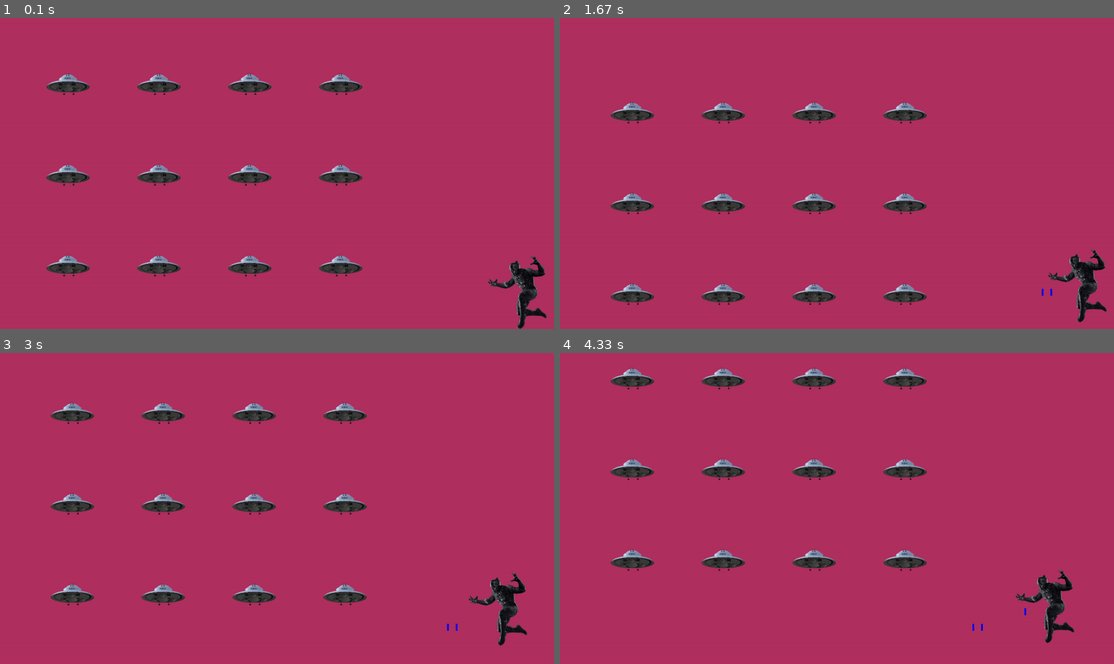
Above: before the commit, frames 1-4 (two rows, left to right).
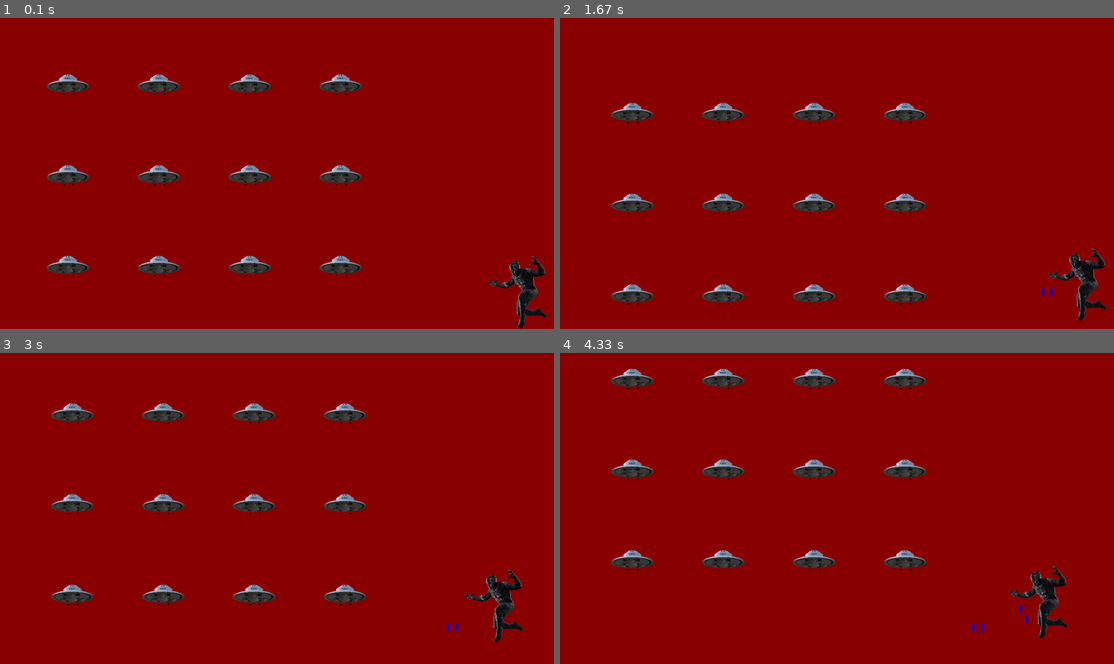
Above: after the commit, the same moments.

Repository: frankTheCodeBoy/PYGAME_GAME_DEVELOPMENT
Game: pygame game, started from game_load.py
Two runs of this game, one before a commit and one after it. Both use one fixed random seed, a clock stepped at 60 frames per second and the inputs below.
Inputs:
- Up to frame 1 (0.1 s): no input
- Up to frame 2 (1.67 s): tap Space at 0.33, 0.67 s; hold Up from 1.5 s (still down)
- Up to frame 3 (3 s): release Up at 1.97 s; hold Left from 2.5 s (still down)
- Up to frame 4 (4.33 s): release Left at 3.03 s; hold Down 3.07-3.37 s; tap Space at 3.13, 3.47, 3.77, 3.9, 4.3 s; hold Left 3.4-3.8 s; hold Up 3.83-4.2 s; hold Right from 4.23 s (still down)

The runs differ from the first frame. In frame 1, 96% of the frame differs, in the area x 0-100%, y 0-100%; in frame 2, 96%; in frame 3, 96%; in frame 4, 96%.

Commit message:
PHASE 9 of Game Project

Diff:
--- a/game_bullets.py
+++ b/game_bullets.py
@@ -8,8 +8,8 @@
         super().__init__()
         self.screen = first_play.screen
         # bullet settings
-        self.bullet_height = 16
-        self.bullet_width = 4
+        self.bullet_height = 18
+        self.bullet_width = 5
         self.bullet_color = (0,0,250)
         self.bullet_speed = 1.0
 
--- a/game_load.py
+++ b/game_load.py
@@ -14,13 +14,13 @@
         self.screen = pygame.display.set_mode((0,0),pygame.FULLSCREEN)
         self.screen_width = self.screen.get_rect().width
         self.screen_height = self.screen.get_rect().height
-        self.bg_color = (176,48,96)
+        self.bg_color = (139,0,0)
         pygame.display.set_caption("Game Character- Version One: created by @frank olum.")
         # reference to goku character
         self.goku = Goku(self)
         self.bullets = pygame.sprite.Group()
         # bullets allowed setting
-        self.bullets_allowed = 3
+        self.bullets_allowed = 4
         # Fleet settings
         self.settings = FleetSettings()
 
--- a/goku.py
+++ b/goku.py
@@ -5,7 +5,7 @@
         """initialize class and its attributes"""
         self.screen = first_play.screen
         self.screen_rect = first_play.screen.get_rect()
-        self.goku_speed = 1.5
+        self.goku_speed = 1.8
 
         # load the image and get rect attribute
         self.image = pygame.image.load("game_pics/black_panther.png")
